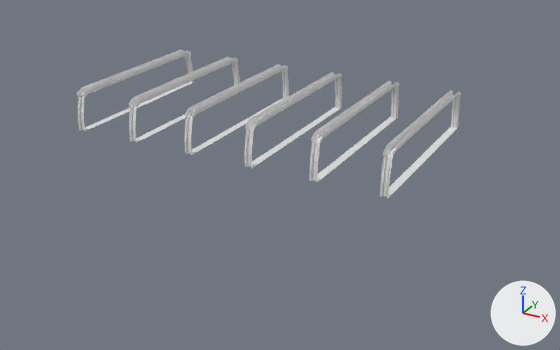
Before and after pictures for a commit that changed the Blender file Assets/Models/Blender/BorderTrainstationMain.blend.
Before and after are seen from a camera (50 mm lens) standing at (134.7, -168.2, 71.5) and looking at (55.0, -23.3, -1.0). Every picture has the same lights, and +X, +Y and +Z are marked at lower right.

The scene before the commit, as lines of its bpy script (objects in view):
```python
ob_plane_001 = bpy.data.objects.new('Plane.001', me_plane_008)
ob_plane_001.location = (0.0, 0.0, 0.0)
ob_trainstationboulder_001 = bpy.data.objects.new('TrainstationBoulder.001', me_plane_001)
ob_trainstationboulder_001.location = (-3.5, 0.0, 0.0)
ob_trainstationdoorway_003 = bpy.data.objects.new('TrainstationDoorway.003', me_plane)
ob_trainstationdoorway_003.location = (0.0, 0.0, 0.0)
ob_trainstationdoorway_003.rotation_euler = (0.0, 0.0, 3.142)  # degrees (0, 0, 180)
ob_trainstationdoorway_004 = bpy.data.objects.new('TrainstationDoorway.004', me_plane_003)
ob_trainstationdoorway_004.location = (98.0, 0.0, 0.0)
ob_trainstationdoorway_005 = bpy.data.objects.new('TrainstationDoorway.005', me_plane_005)
ob_trainstationdoorway_005.location = (-10.0, 0.0, 0.0)
ob_trainstationdoorway_019 = bpy.data.objects.new('TrainstationDoorway.019', me_plane)
ob_trainstationdoorway_019.location = (34.0, 0.0, 0.0)
ob_trainstationdoorway_019.rotation_euler = (0.0, 0.0, 3.142)  # degrees (0, 0, 180)
ob_trainstationdoorway_024 = bpy.data.objects.new('TrainstationDoorway.024', me_plane)
ob_trainstationdoorway_024.location = (51.0, 0.0, 0.0)
ob_trainstationdoorway_024.rotation_euler = (0.0, 0.0, 3.142)  # degrees (0, 0, 180)
ob_trainstationdoorway_031 = bpy.data.objects.new('TrainstationDoorway.031', me_plane)
ob_trainstationdoorway_031.location = (68.0, 0.0, 0.0)
ob_trainstationdoorway_031.rotation_euler = (0.0, 0.0, 3.142)  # degrees (0, 0, 180)
ob_trainstationdoorway_036 = bpy.data.objects.new('TrainstationDoorway.036', me_plane)
ob_trainstationdoorway_036.location = (90.0, 0.0, 0.0)
ob_trainstationdoorway_036.rotation_euler = (0.0, 0.0, 3.142)  # degrees (0, 0, 180)
# also in view: 'TrainstationBoulder.004' at (64.5, 0.0, 5.5); 'TrainstationBoulder.005' at (81.5, 0.0, 5.5); 'TrainstationBoulder.002' at (30.5, 0.0, 5.5); 'TrainstationBoulder' at (13.5, 0.0, 5.5); 'TrainstationBoulder.003' at (47.5, 0.0, 5.5)
```
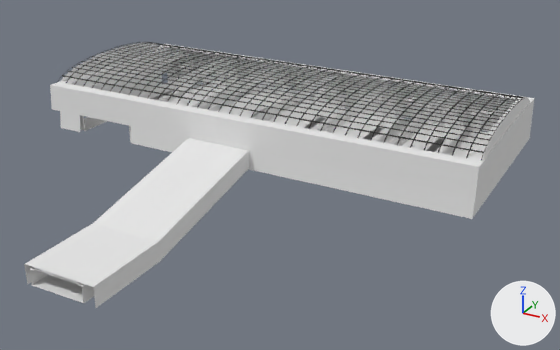
What differs and where, as boxes [x1, y1, x2, y2] in the pictures (560 x 350 px):
'ShadowBox', added
    after: [24, 44, 535, 308]
'Ceiling', shown
    after: [57, 42, 525, 160]
'Plane.001', shown
    after: [152, 90, 477, 158]
'TrainstationDoorway.005', shown
    after: [61, 42, 175, 96]
'Underpass', added
    after: [29, 267, 94, 303]
'TrainstationDoorway.039', shown
    after: [446, 91, 479, 143]
'TrainstationDoorway.004', shown
    after: [482, 97, 530, 160]
'TrainstationDoorway.031', shown
    after: [385, 82, 416, 131]
'TrainstationDoorway.033', shown
    after: [423, 87, 452, 138]
'TrainstationDoorway.036', shown
    after: [468, 94, 498, 145]
'TrainstationDoorway.022', shown
    after: [362, 78, 392, 127]
'TrainstationDoorway.021', shown
    after: [306, 70, 336, 117]
'TrainstationDoorway.016', shown
    after: [290, 68, 320, 114]
'TrainstationDoorway.015', shown
    after: [252, 62, 283, 107]
'TrainstationDoorway.027', shown
    after: [347, 76, 375, 124]
'TrainstationDoorway.028', shown
    after: [415, 85, 434, 135]
'TrainstationDoorway.012', shown
    after: [239, 60, 268, 105]
'TrainstationDoorway.024', shown
    after: [329, 73, 358, 119]
'TrainstationDoorway.007', shown
    after: [189, 53, 220, 96]
'TrainstationDoorway.011', shown
    after: [228, 58, 254, 102]
'TrainstationDoorway.008', shown
    after: [205, 55, 234, 97]
'TrainstationDoorway.019', shown
    after: [284, 65, 304, 111]
'TrainstationDoorway.003', shown
    after: [178, 51, 207, 93]
'TrainstationDoorway.002', shown
    after: [169, 48, 188, 79]
'TrainstationDoorway.034', shown
    after: [497, 97, 515, 121]
'TrainstationDoorway.001', shown
    after: [84, 117, 101, 127]
'TrainstationBoulder.005', unchanged, covered by the edit
    before: [380, 90, 461, 198]
    after: [389, 90, 460, 152]
'TrainstationBoulder.004', unchanged, covered by the edit
    before: [309, 81, 399, 182]
    after: [318, 81, 399, 139]
'TrainstationBoulder.003', unchanged, covered by the edit
    before: [244, 72, 342, 168]
    after: [252, 72, 342, 128]

What changed in the scene script:
```text
Change ob_trainstationdoorway_036:
    remove ob_trainstationdoorway_036.hide_set(True)  # its collection is switched off
Change ob_trainstationdoorway_031:
    remove ob_trainstationdoorway_031.hide_set(True)  # its collection is switched off
Change ob_trainstationdoorway_024:
    remove ob_trainstationdoorway_024.hide_set(True)  # its collection is switched off
Change ob_trainstationdoorway_019:
    remove ob_trainstationdoorway_019.hide_set(True)  # its collection is switched off
Change ob_trainstationdoorway_003:
    remove ob_trainstationdoorway_003.hide_set(True)  # its collection is switched off
Change ob_trainstationdoorway_005:
    remove ob_trainstationdoorway_005.hide_set(True)  # its collection is switched off
Change ob_trainstationdoorway_004:
    remove ob_trainstationdoorway_004.hide_set(True)  # its collection is switched off
Change ob_plane_001:
    remove ob_plane_001.hide_set(True)  # its collection is switched off
Change ob_trainstationdoorway_039:
    remove ob_trainstationdoorway_039.hide_set(True)  # its collection is switched off
Change ob_trainstationdoorway_034:
    remove ob_trainstationdoorway_034.hide_set(True)  # its collection is switched off
Change ob_trainstationdoorway_033:
    remove ob_trainstationdoorway_033.hide_set(True)  # its collection is switched off
Change ob_trainstationdoorway_028:
    remove ob_trainstationdoorway_028.hide_set(True)  # its collection is switched off
Change ob_trainstationdoorway_027:
    remove ob_trainstationdoorway_027.hide_set(True)  # its collection is switched off
Change ob_trainstationdoorway_022:
    remove ob_trainstationdoorway_022.hide_set(True)  # its collection is switched off
Change ob_trainstationdoorway_021:
    remove ob_trainstationdoorway_021.hide_set(True)  # its collection is switched off
Change ob_trainstationdoorway_016:
    remove ob_trainstationdoorway_016.hide_set(True)  # its collection is switched off
Change ob_trainstationdoorway_015:
    remove ob_trainstationdoorway_015.hide_set(True)  # its collection is switched off
Change ob_trainstationdoorway_012:
    remove ob_trainstationdoorway_012.hide_set(True)  # its collection is switched off
Change ob_trainstationdoorway_011:
    remove ob_trainstationdoorway_011.hide_set(True)  # its collection is switched off
Change ob_trainstationdoorway_008:
    remove ob_trainstationdoorway_008.hide_set(True)  # its collection is switched off
Change ob_trainstationdoorway_007:
    remove ob_trainstationdoorway_007.hide_set(True)  # its collection is switched off
Change ob_trainstationdoorway_002:
    remove ob_trainstationdoorway_002.hide_set(True)  # its collection is switched off
Change ob_trainstationdoorway_001:
    remove ob_trainstationdoorway_001.hide_set(True)  # its collection is switched off
Change ob_ceiling:
    remove ob_ceiling.hide_set(True)  # its collection is switched off
Add ob_underpass:
    ob_underpass = bpy.data.objects.new('Underpass', me_plane_009)  # 494 vertices, 336 faces; spans x -6.5..0.0, y -54.0..0.0, z -6.8..3.8; in mat_base (white #e7e7e7), mat_light (white #ffffff); modifiers MIRROR
    ob_underpass.location = (39.0, -26.0, 0.0)
Add ob_shadowbox:
    ob_shadowbox = bpy.data.objects.new('ShadowBox', me_plane_010)  # 102 vertices, 83 faces; spans x -13.0..101.0, y -80.0..26.0, z -7.0..11.1; in mat_base (white #e7e7e7)
    ob_shadowbox.location = (0.0, 0.0, 0.0)
```
